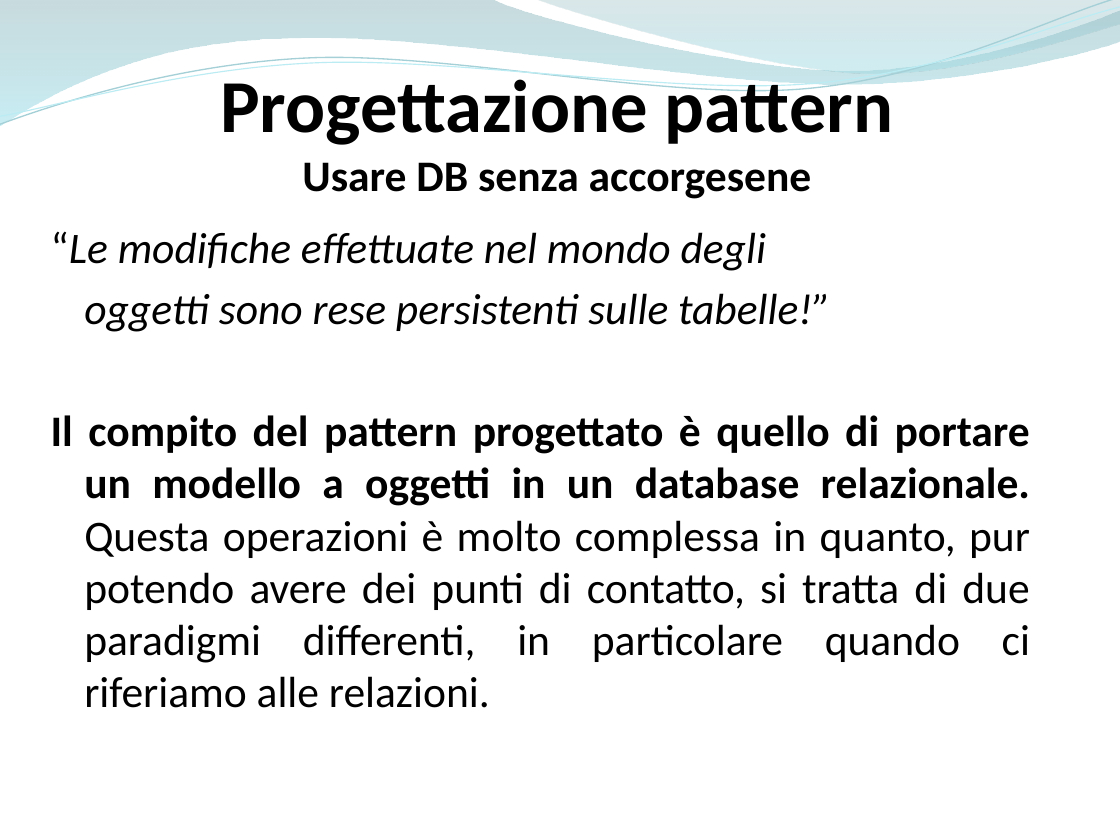
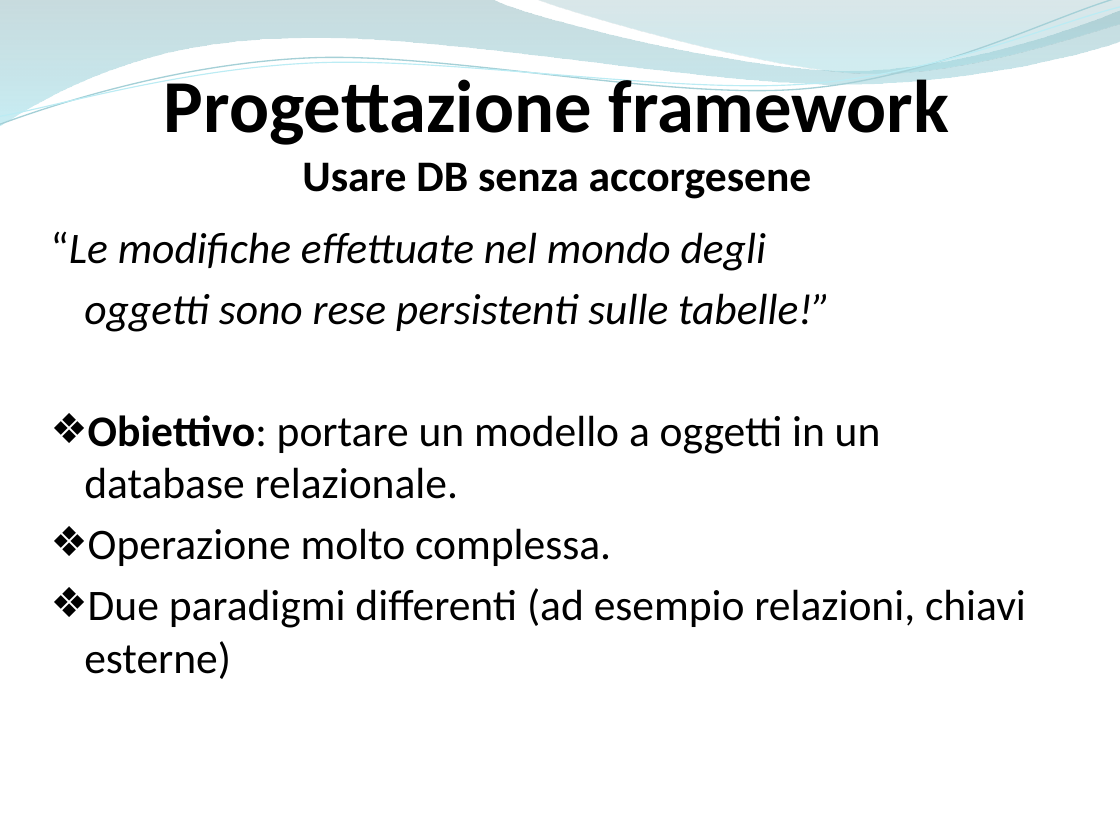
Before and after one commit to ammirate/at-silo, a slide deck: slide 6 of Presentazione/Atsilo1/Scafuro/[BOZZA] Presentazione framework.pptx. Drawn at 1120x840 pixels with LibreOffice and Linux fonts; fonts in the diff are those of the drawing. Boxes give left, top, right and bottom in pixels: in the first picture for what was removed or moved away, otherwise in the second. Text is boxed around its words. In the diff, an @@ line names an element or a change of style, - is before the commit and + after.

Commit message:
[WR]Presentazione pattern storage

```diff
--- a/Presentazione/Atsilo1/Scafuro/[BOZZA] Presentazione framework.pptx
+++ b/Presentazione/Atsilo1/Scafuro/[BOZZA] Presentazione framework.pptx
@@ text "Progettazione framework": place and size @@
-text "Progettazione framework" at [220,71,893,199]
+text "Progettazione framework" at [164,71,949,199]
@@ text at [164,71,949,145]: text changed @@
-Progettazione pattern
+Progettazione framework
@@ text at [84,415,1026,679]: text changed @@
-Il compito del pattern progettato è quello di portare un modello a oggetti in un database relazionale. Questa operazioni è molto complessa in quanto, pur potendo avere dei punti di contatto, si tratta di due paradigmi differenti, in particolare quando ci riferiamo alle relazioni.
+❖ Obiettivo: portare un modello a oggetti in un database relazionale.
+❖ Operazione molto complessa.
+❖ Due paradigmi differenti (ad esempio relazioni, chiavi esterne)
```
Also in this commit, not shown: 9 other slides changed.
